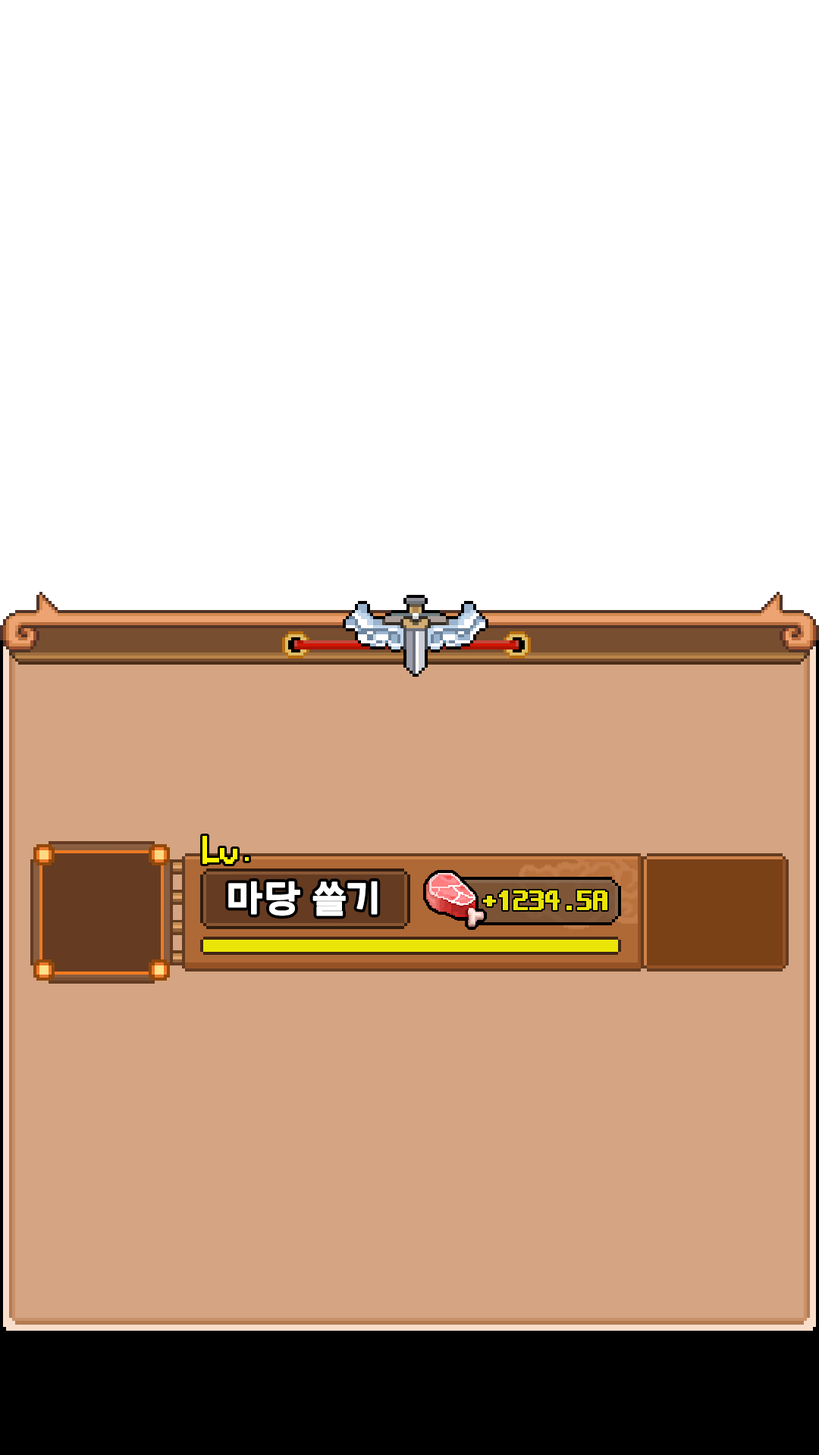
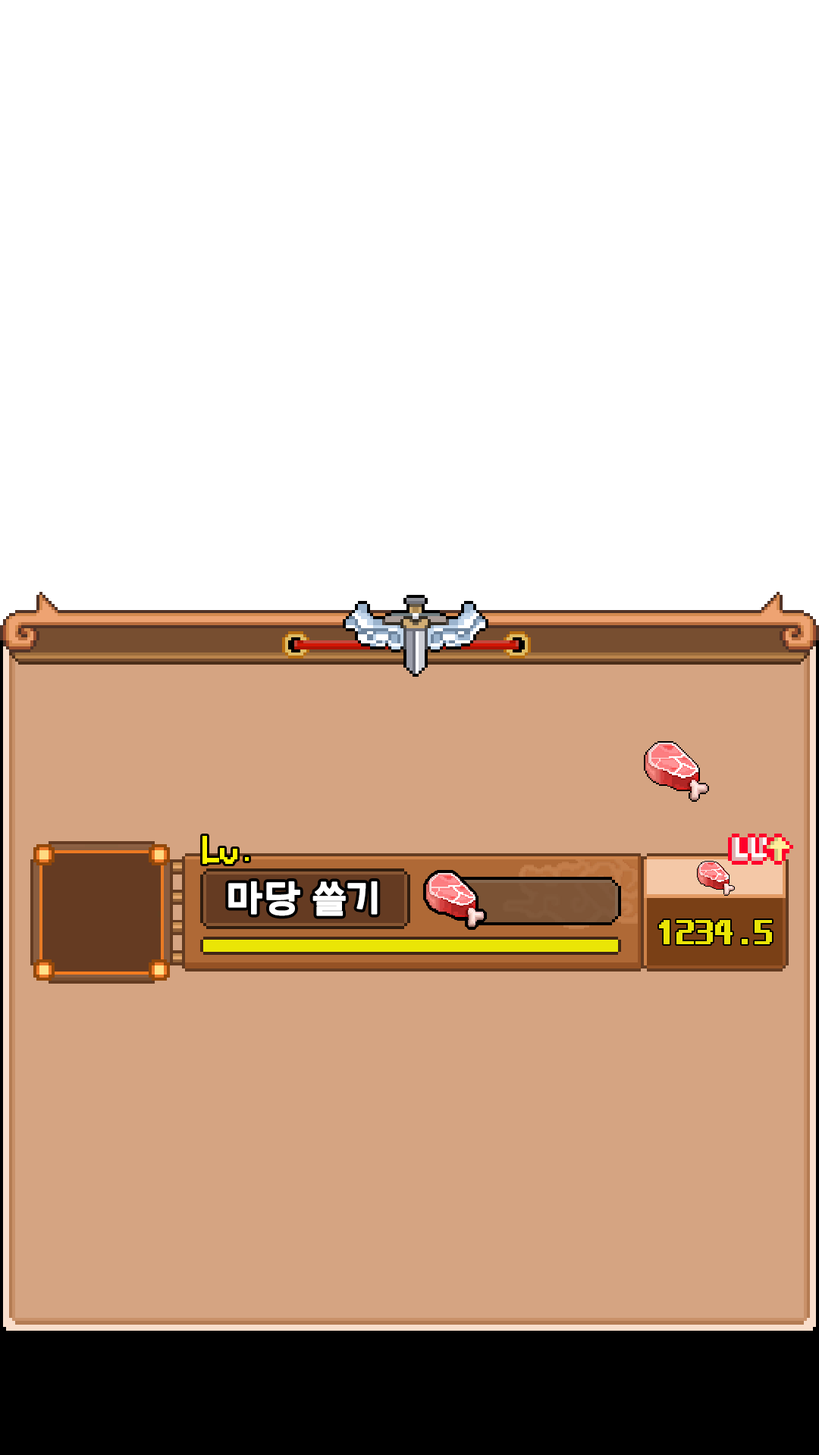
Layered file, before and after one edit (819x1455). Changes by layer:
renamed "+1234.5A" to "1234.5", painted on it over [482, 890, 772, 945]
added layer "레이어 2 복사" above "레이어 2" over [696, 861, 735, 896]
added layer "레이어 2" above "레이어 1" over [643, 741, 709, 802]
added layer "레이어 1" above "레이어 3" over [727, 833, 793, 865]
added layer "레이어 3" above "훈련버튼 복사" over [643, 856, 786, 899]
added layer "훈련버튼 복사" above "훈련버튼" over [643, 853, 786, 946]
hid "훈련버튼" over [643, 853, 786, 946]
